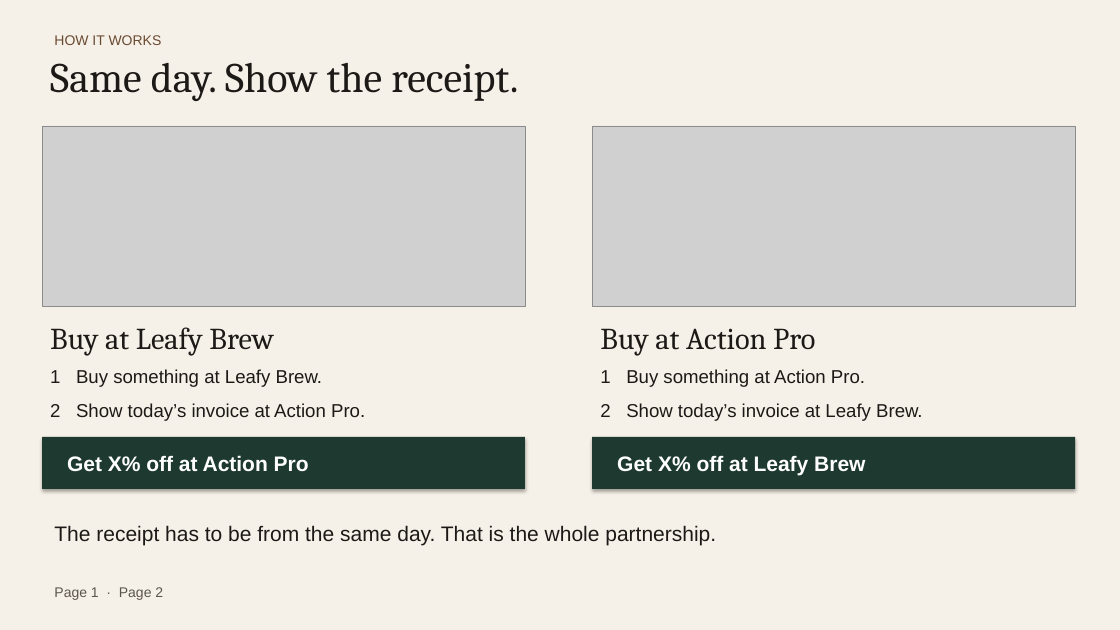
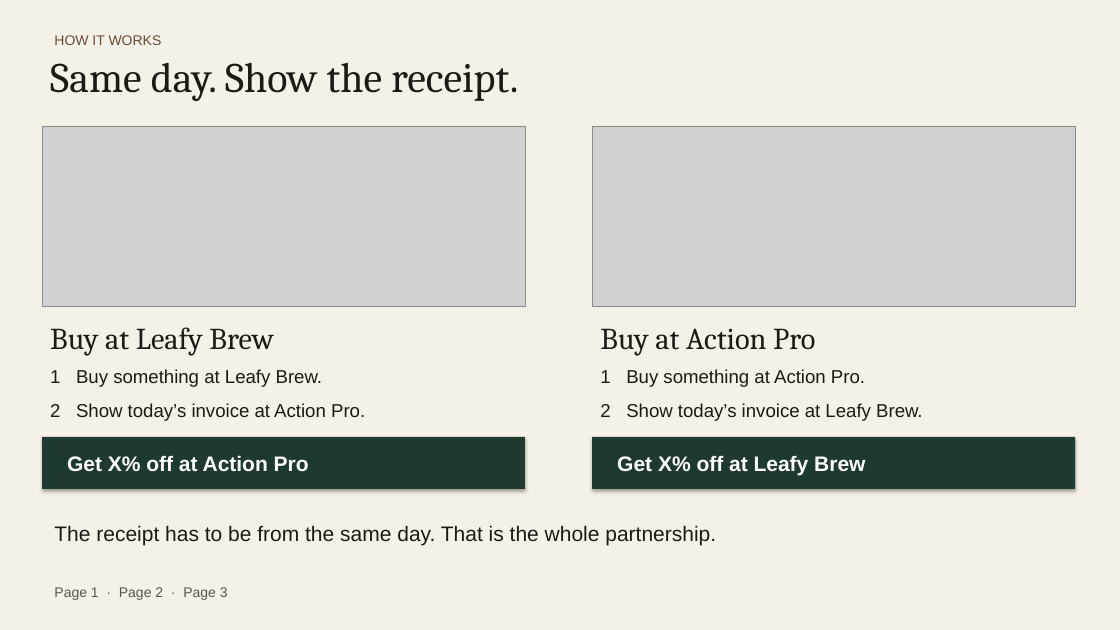
Before and after one commit to Shattrex/alanto-ai, a slide deck: slide 2 of partnership-proposal/Action-Pro-x-Leafy-Brew-Partnership.pptx. Drawn at 1120x630 pixels with LibreOffice and Linux fonts; fonts in the diff are those of the drawing; grey boxes stand for pictures. Boxes give left, top, right and bottom in pixels: in the first picture for what was removed or moved away, otherwise in the second. Text is boxed around its words. In the diff, an @@ line names an element or a change of style, - is before the commit and + after.

```diff
--- a/partnership-proposal/Action-Pro-x-Leafy-Brew-Partnership.pptx
+++ b/partnership-proposal/Action-Pro-x-Leafy-Brew-Partnership.pptx
@@ text at bbox=[54, 587, 228, 600]: text changed @@
-Page 1 · Page 2
+Page 1 · Page 2 · Page 3
```
Also in this commit, not shown: 1 other slide changed, 1 slide added, 2 other files.
